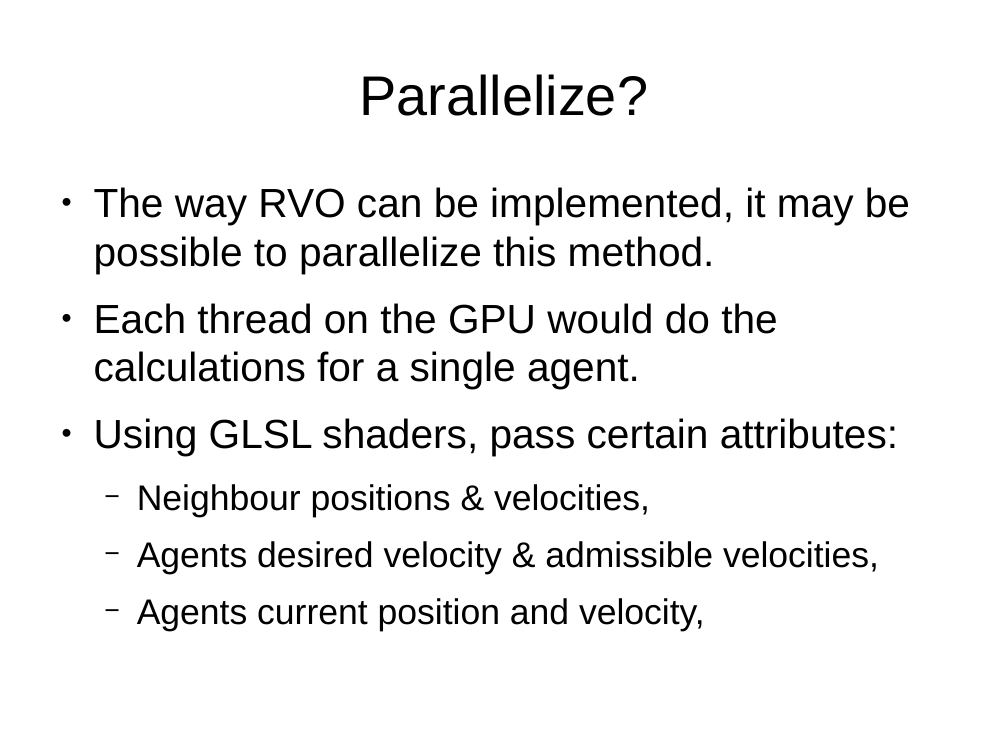
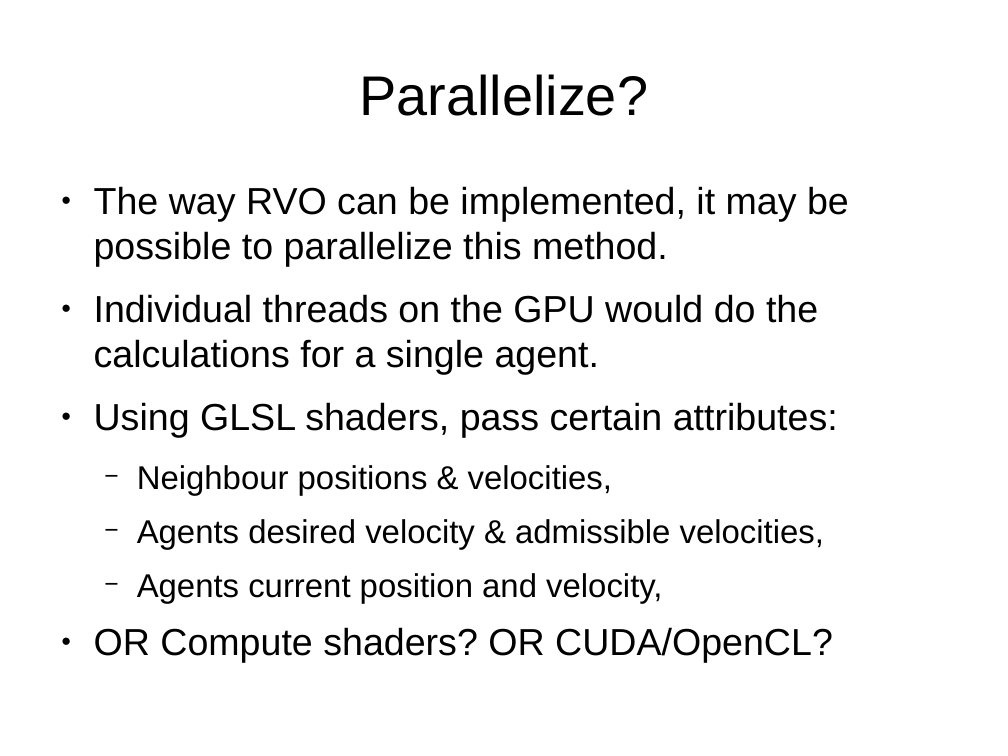
Before and after one commit to IdrisMiles/Reciprocal-Velocity-Obstacles, a slide deck: slide 7 of writeUp/initial_presentation.odp (slide 6 before the commit). Drawn at 1008x756 pixels with LibreOffice and Linux fonts; fonts in the diff are those of the drawing; background and template pictures are left out. Boxes give left, top, right and bottom in pixels: in the first picture for what was removed or moved away, otherwise in the second. Text is boxed around its words. In the diff, an @@ line names an element or a change of style, - is before the commit and + after.

Commit message:
rvo slide added

```diff
--- a/writeUp/initial_presentation.odp
+++ b/writeUp/initial_presentation.odp
@@ text at (94,186,849,603): size 32 to 29.6 pt in "The way RVO can be implemented, it ...", "Using GLSL shaders, pass certain attributes:"; size 28 to 25.9 pt in "Neighbour positions & velocities,", "Agents desired velocity & admissible velocities,", "Agents current position and velocity," @@
@@ text at (94,294,818,375): text changed; size 32 to 29.6 pt @@
-● Each thread on the GPU would do the calculations for a single agent.
+● Individual threads on the GPU would do the calculations for a single agent.
@@ text at (94,627,833,663): paragraph added @@
+● OR Compute shaders? OR CUDA/OpenCL?
```
Also in this commit, not shown: 1 other slide changed, 2 slides added, 1 slide removed.
